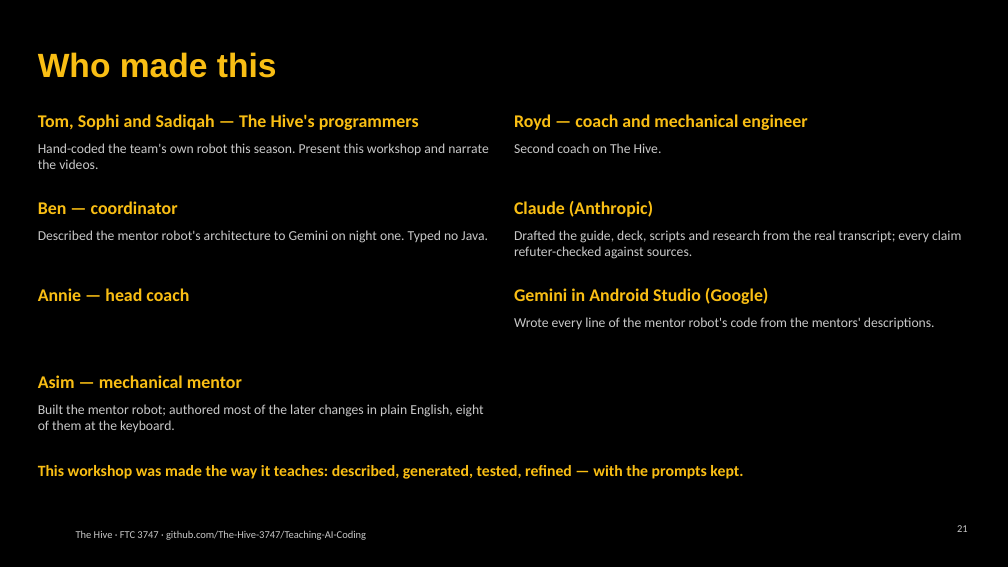
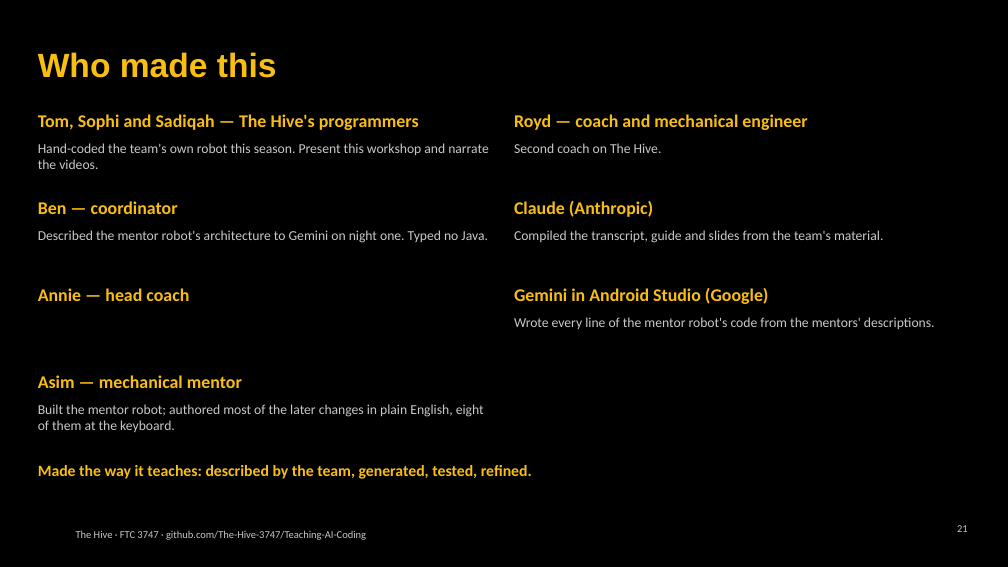
Before and after one commit to The-Hive-3747/Teaching-AI-Coding, a slide deck: slide 21 of slides/kickoff.pptx. Drawn at 1008x567 pixels with LibreOffice and Linux fonts; fonts in the diff are those of the drawing; background and template pictures are left out. Boxes give left, top, right and bottom in pixels: in the first picture for what was removed or moved away, otherwise in the second. Text is boxed around its words. In the diff, an @@ line names an element or a change of style, - is before the commit and + after.

```diff
--- a/slides/kickoff.pptx
+++ b/slides/kickoff.pptx
@@ text at box(514, 230, 883, 243): text changed @@
-Drafted the guide, deck, scripts and research from the real transcript; every claim refuter-checked against sources.
+Compiled the transcript, guide and slides from the team's material.
@@ text at box(38, 465, 532, 479): text changed @@
-This workshop was made the way it teaches: described, generated, tested, refined — with the prompts kept.
+Made the way it teaches: described by the team, generated, tested, refined.
```
Also in this commit, not shown: 3 other files.
